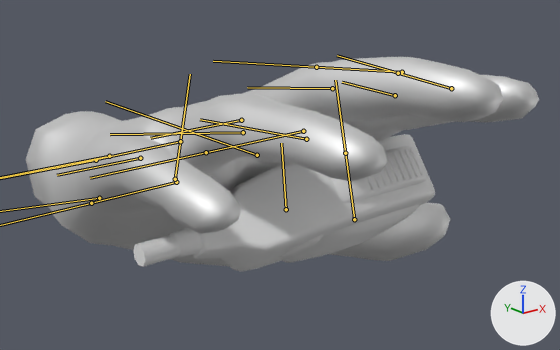
One commit to the FBX model Assets/BasicVRHands/Meshes/src/src_male_hand_low_r_radio.fbx: the scene before it, then after it.
Rendered twice from a camera (50 mm lens) standing at (-0.155, -0.202, 0.074) and looking at (0.02, 0.017, -0.014). Arrows for +X, +Y and +Z are at lower right; the lights stay in place. The bones that bend it are drawn over the model as lines.

The first picture shows 'Radio_Lo', 'male_hand_low_r'.
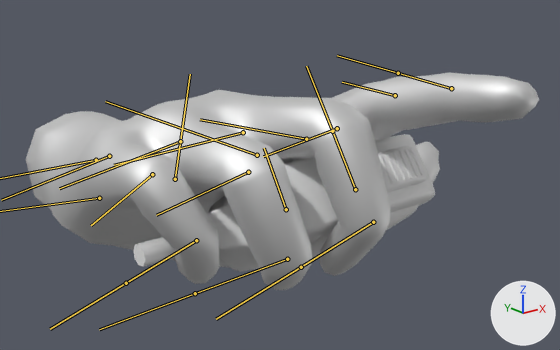
Commit message: Fixed male hand animation setup

The newer file adds an action. The first version stands in its rest pose; the second is drawn at frame 1 of the action 'Armature|Open Finger.001'.

Location of each change, (x1, y1, x2, y2) in pixels of the pictures (560 x 350 px):
'male_hand_low_r', posed: before (26, 57, 539, 266); after (26, 73, 539, 290)
bone 'pinky_r_001', root to tip: before (140, 158) to (57, 175); after (152, 174) to (91, 225)
bone 'pinky_r_002', root to tip: before (176, 182) to (91, 203); after (196, 240) to (126, 283)
bone 'thumb_r_001', root to tip: before (286, 209) to (281, 143); after (286, 209) to (264, 148)
bone 'middle_r', root to tip: before (243, 132) to (110, 134); after (243, 132) to (114, 165)
bone 'middle_r_001', root to tip: before (332, 88) to (247, 87); after (337, 128) to (263, 156)
bone 'middle_r_002', root to tip: before (402, 72) to (316, 67); after (373, 222) to (301, 267)
bone 'ring_r', root to tip: before (180, 141) to (55, 168); after (180, 141) to (59, 188)
bone 'ring_r_001', root to tip: before (241, 120) to (150, 138); after (248, 172) to (156, 215)
bone 'ring_r_002', root to tip: before (303, 131) to (206, 152); after (287, 259) to (195, 293)

The change in detail:
Bone 'pinky_r' (bone_pinky_r) turns from (0, 0, 0) to (11, -9, -4) degrees about its own x, y and z.
Bone 'pinky_r_001' (bone_pinky_r_001) turns from (0, 0, 0) to (17, -62, -27) degrees about its own x, y and z.
Bone 'pinky_r_002' (bone_pinky_r_002) turns from (0, 0, 0) to (24, -37, -4) degrees about its own x, y and z.
Bone 'thumb_r_001' (bone_thumb_r_001) turns from (0, 0, 0) to (10, 25, 15) degrees about its own x, y and z.
Bone 'middle_r' (bone_middle_r) turns from (0, 0, 0) to (11, -14, 0) degrees about its own x, y and z.
Bone 'middle_r_001' (bone_middle_r_001) turns from (0, 0, 0) to (6, -68, -13) degrees about its own x, y and z.
Bone 'middle_r_002' (bone_middle_r_002) turns from (0, 0, 0) to (8, -46, -8) degrees about its own x, y and z.
Bone 'ring_r' (bone_ring_r) turns from (0, 0, 0) to (9, -21, 0) degrees about its own x, y and z.
Bone 'ring_r_001' (bone_ring_r_001) turns from (0, 0, 0) to (34, -59, -12) degrees about its own x, y and z.
Bone 'ring_r_002' (bone_ring_r_002) turns from (0, 0, 0) to (-1, -50, 7) degrees about its own x, y and z.
